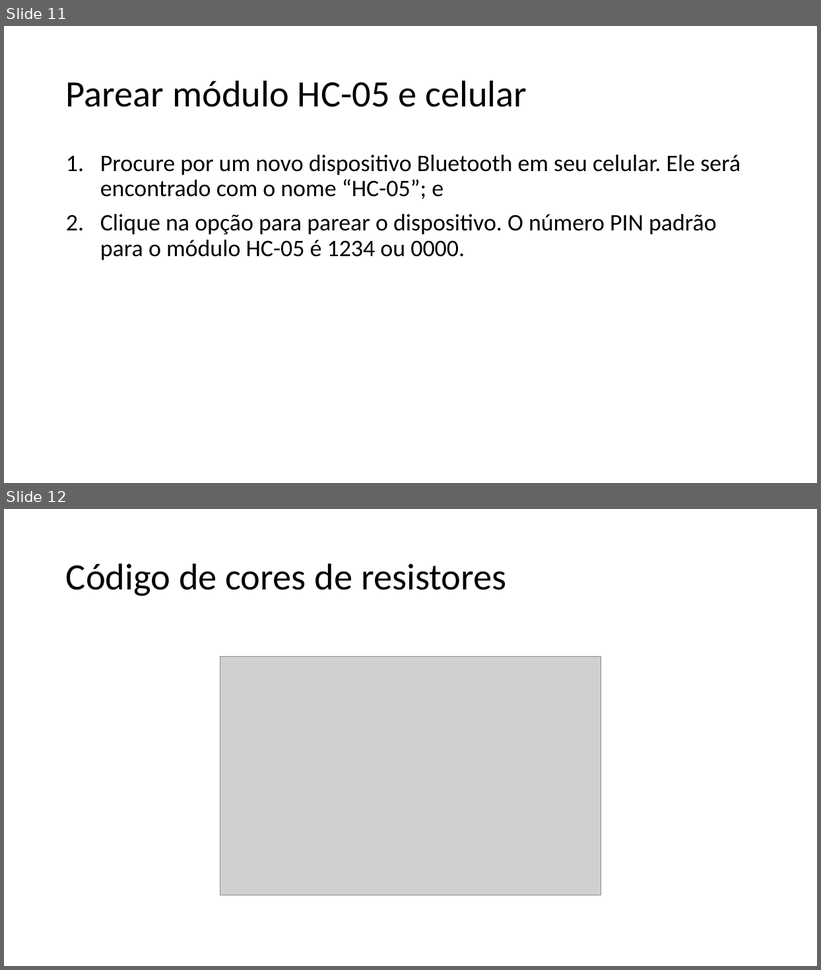
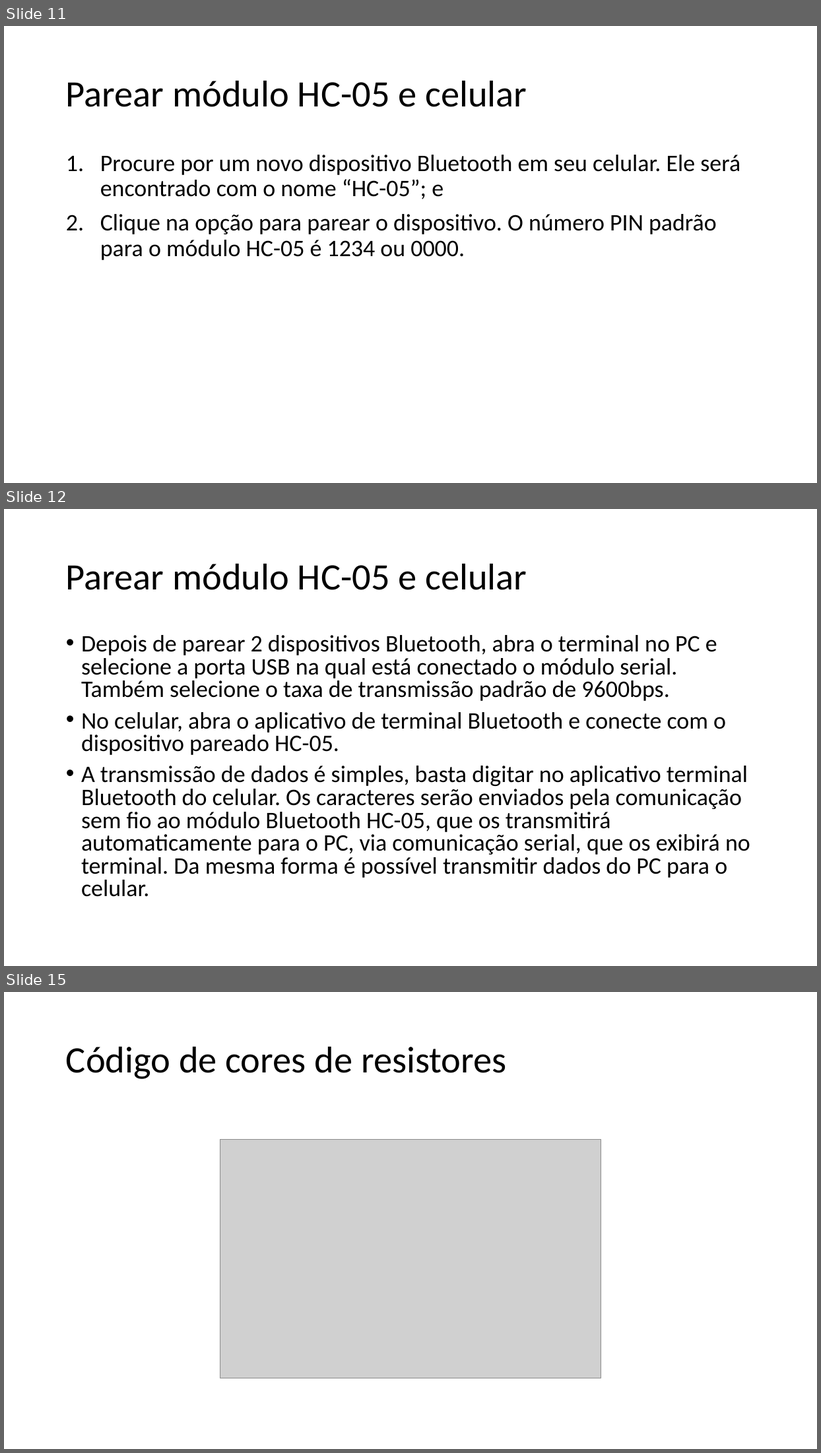
Before and after one commit to salmo-jr/public-slides, a slide deck: arduino-bluetooth.pptx. Shown one above the other, each under a label of ours: slides 11 and 12 before the commit, slides 11, 12 and 15 after it; the slides between them are not shown. The pictures are 821x970 and 821x1453 pixels, drawn with LibreOffice and Linux fonts; fonts in the diff are those of the drawing; grey boxes stand for pictures. Boxes give left, top, right and bottom in pixels: in the first picture for what was removed or moved away, otherwise in the second. Text is boxed around its words. In the diff, an @@ line names an element or a change of style, - is before the commit and + after.

```diff
--- a/arduino-bluetooth.pptx
+++ b/arduino-bluetooth.pptx
@@ slide 12 added at [4,509,817,966], background #FFFFFF @@
@@ title added at [66,563,527,590], 44 pt, text #000000 @@
+Parear módulo HC-05 e celular
@@ text added at [81,635,750,897], 28 pt, text #000000 @@
+• Depois de parear 2 dispositivos Bluetooth, abra o terminal no PC e selecione a porta USB na qual está conectado o módulo serial. Também selecione o taxa de transmissão padrão de 9600bps.
+• No celular, abra o aplicativo de terminal Bluetooth e conecte com o dispositivo pareado HC-05.
+• A transmissão de dados é simples, basta digitar no aplicativo terminal Bluetooth do celular. Os caracteres serão enviados pela comunicação sem fio ao módulo Bluetooth HC-05, que os transmitirá automaticamente para o PC, via comunicação serial, que os exibirá no terminal. Da mesma forma é possível transmitir dados do PC para o celular.
@@ what was slide 12 is now slide 15 @@
```
Also in this commit, not shown: 2 other slides added.
